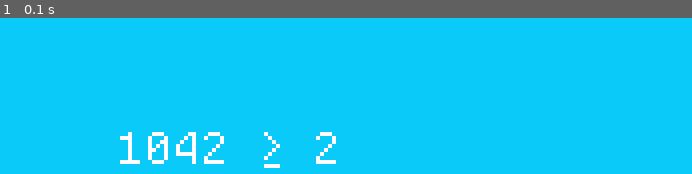
Above: before the commit, frame 1.
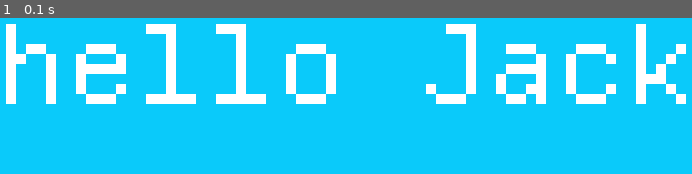
Above: after the commit, the same moment.

Repository: jack-meyer-garvey/Four-Space
Game: pygame game, started from PyGameImplementation.py
Same seed, same stepped clock (60 frames per second), same inputs: the game is played once before the commit and once after it.
Inputs:
- Up to frame 1 (0.1 s): no input

The runs differ from the first frame. In frame 1, 13% of the frame differs, in the area x 0-100%, y 3-97%.

Commit message:
Bonk Bop

Diff:
--- a/PyGameImplementation.py
+++ b/PyGameImplementation.py
@@ -119,6 +119,8 @@
 class Contexts:
     def __init__(self):
         self.definitions = {}
+        self.assumptions = {}
+        self.theorems = {}
 
     def define(self, entity):
         if entity.symbol not in self.definitions:
@@ -138,6 +140,11 @@
                 # Check if definitions match
                 if not self.definitions[symbol] == other.definitions[symbol]:
                     return False
+        for assume in self.assumptions:
+            if assume in other.assumptions:
+                if not self.assumptions[assume] == other.assumptions[assume]:
+                    return False
+            else: return False
         return True
 
 # Judgements -------------------------------
@@ -151,11 +158,17 @@
         self.Type = Type
         super().__init__(context)
 
+    def __eq__(self, other):
+        return type(self) == type(other) and self.Type == other.Type
+
 class TermIsType(Judgements):
     def __init__(self, context, term, Type):
         self.term = term
         self.Type = Type
         super().__init__(context)
+
+    def __eq__(self, other):
+        return type(self) == type(other) and self.Type == other.Type and self.term == other.term
 
 class TypeEquality(Judgements):
     def __init__(self, context, Type1, Type2):
@@ -163,12 +176,18 @@
         self.Type2 = Type2
         super().__init__(context)
 
+    def __eq__(self, other):
+        return type(self) == type(other) and self.Type1 == other.Type1 and self.Type2 == other.Type2
+
 class TermEquality(Judgements):
     def __init__(self, context, Term1, Term2, Type):
         self.Term1 = Term1
         self.Term2 = Term2
         self.Type = Type
         super().__init__(context)
+
+    def __eq__(self, other):
+        return type(self) == type(other) and self.Term1 == other.Term1 and self.Term2 == other.Term2 and self.Type == other.Type
 
 # Inference Rules -------------------------------
 class InferenceRules:
@@ -217,9 +236,9 @@
 
 # hoi is the main canvas. This gets drawn to screen every frame.
 hoi = np.zeros(size)
-n = 4
+n = 10
 canvas = PixelGrid(size, n, hoi)
-canvas.draw_string('1042 <ge> 2', 30, 30)
+canvas.draw_string("hello Jack", 0, 0)
 
 cont = Contexts()
 Natural_Numbers = cont.define(Types('Nat'))
@@ -242,4 +261,5 @@
     clock.tick(60)  # limits FPS to 60
     if clock.get_fps() < 58 and clock.get_fps():
         print(clock.get_fps())
+
 pygame.quit()
